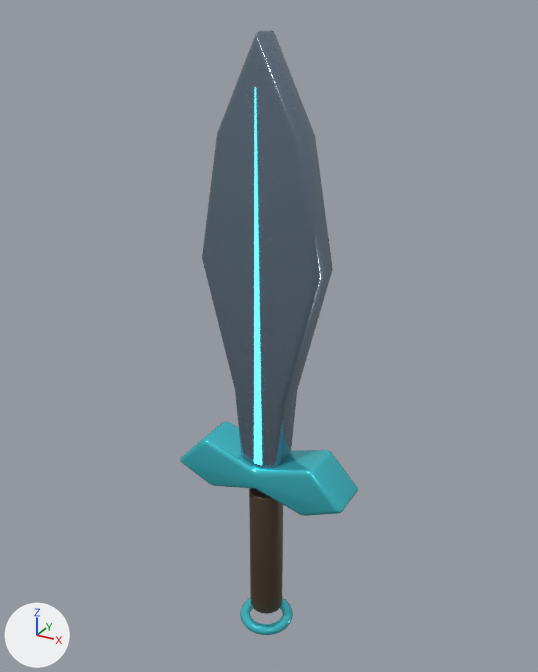
The glTF model public/models/gear/sword_v8.glb, before and after one commit.
Before and after are seen from a camera (50 mm lens) standing at (2.48, -4.47, 3.49) and looking at (-0.05, 0.13, 1.19). The lights are fixed; the arrows at lower left show +X, +Y and +Z. The first picture is the older version. Vertices at exactly the same position are counted once.

In view in the first picture: 'GRIP_SECONDARY', 'LEAFBLADE_BLADE_PRIMARY', 'LEAFBLADE_GUARD_ACCENT', 'LEAFBLADE_SPINE_EMISSIVE', 'POMMEL_ACCENT'.
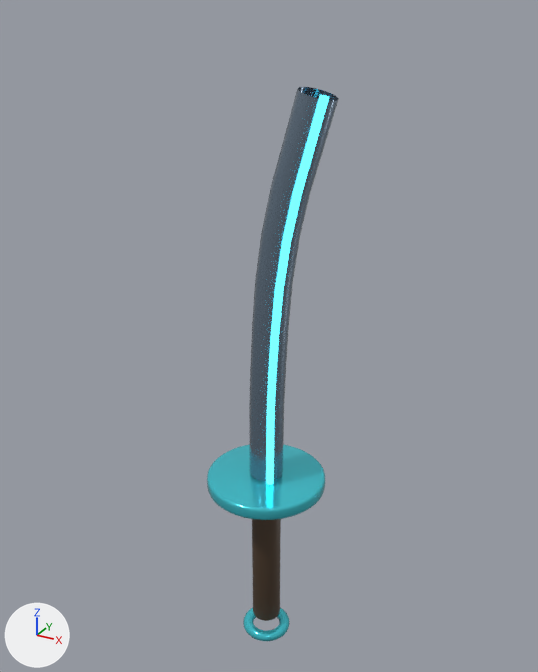
Where the change shows, as pixel boxes (x1, y1, x2, y2) in the pictures (538 x 672 px):
'LEAFBLADE_BLADE_PRIMARY', deleted: before (202, 30, 333, 468)
'KATANA_SPINE_PRIMARY', added: after (249, 87, 339, 481)
'LEAFBLADE_GUARD_ACCENT', deleted (cyan): before (180, 421, 358, 516)
'KATANA_TSUBA_ACCENT', added (cyan): after (207, 444, 325, 520)
'GRIP_SECONDARY', reshaped, moved: before (249, 488, 283, 614); after (252, 519, 281, 621)
'KATANA_EDGE_EMISSIVE', added: after (266, 95, 329, 485)
'LEAFBLADE_SPINE_EMISSIVE', deleted (cyan): before (254, 87, 262, 465)
'POMMEL_ACCENT', moved: before (240, 597, 293, 635); after (243, 607, 289, 641)

Edits to the bpy script that builds the scene:
```text
Change me_cylinder_009:
    used by ob_grip_secondary; location = (0.0, 0.0, -0.72)
    remove me_cylinder_009.from_pydata(...)  # 224 vertices, 444 faces; spans x -0.14..0.14, y -0.14..0.14, z -0.61..0.61
    add me_cylinder_009.from_pydata(...)  # 224 vertices, 444 faces; spans x -0.12..0.12, y -0.12..0.12, z -0.65..0.65
    me_cylinder_009 part 1: 224 of 224 vertices moved; they spanned x -0.14..0.14, y -0.14..0.14, z -0.61..0.61 and now span x -0.12..0.12, y -0.12..0.12, z -0.65..0.65; mean shift (0.0, 0.0, 0.0)
Add me_cylinder_011:
    me_cylinder_011.from_pydata(...)  # 384 vertices, 764 faces; spans x -0.48..0.48, y -0.48..0.48, z -0.055..0.055
    me_cylinder_011.materials.append(mat_deep_accent)  # cyan #50ddeb
Add me_katana_edge:
    me_katana_edge.from_pydata(...)  # 120 vertices, 216 faces; spans x 0.07..0.51, y -0.15..-0.09, z 0.05..3.01
    me_katana_edge.materials.append(mat_deep_emissive)  # cyan #307c8b, glowing cyan #50edff
Add me_katana_spine:
    me_katana_spine.from_pydata(...)  # 120 vertices, 216 faces; spans x -0.13..0.51, y -0.14..0.14, z 0.05..3.04
    me_katana_spine.materials.append(mat_deep_primary)  # greyish blue #8497aa
Remove ob_leafblade_blade_primary:
    ob_leafblade_blade_primary = bpy.data.objects.new('LEAFBLADE_BLADE_PRIMARY', me_leafblade_blade)
    ob_leafblade_blade_primary.location = (0.0, 0.0, 0.0)
Remove ob_leafblade_guard_accent:
    ob_leafblade_guard_accent = bpy.data.objects.new('LEAFBLADE_GUARD_ACCENT', me_leafblade_guard)
    ob_leafblade_guard_accent.location = (0.0, 0.0, 0.0)
Remove ob_leafblade_spine_emissive:
    ob_leafblade_spine_emissive = bpy.data.objects.new('LEAFBLADE_SPINE_EMISSIVE', me_leafblade_spine)
    ob_leafblade_spine_emissive.location = (0.0, 0.0, 0.0)
Change ob_grip_secondary:
    ob_grip_secondary.location: (0.0, 0.0, -0.72) -> (0.0, 0.0, -0.78)
Change ob_pommel_accent:
    ob_pommel_accent.location: (0.0, 0.0, -1.45) -> (0.0, 0.0, -1.55)
Add ob_katana_tsuba_accent:
    ob_katana_tsuba_accent = bpy.data.objects.new('KATANA_TSUBA_ACCENT', me_cylinder_011)
    ob_katana_tsuba_accent.location = (0.0, 0.0, -0.02)
Add ob_katana_edge_emissive:
    ob_katana_edge_emissive = bpy.data.objects.new('KATANA_EDGE_EMISSIVE', me_katana_edge)
    ob_katana_edge_emissive.location = (0.0, 0.0, 0.0)
Add ob_katana_spine_primary:
    ob_katana_spine_primary = bpy.data.objects.new('KATANA_SPINE_PRIMARY', me_katana_spine)
    ob_katana_spine_primary.location = (0.0, 0.0, 0.0)
```
